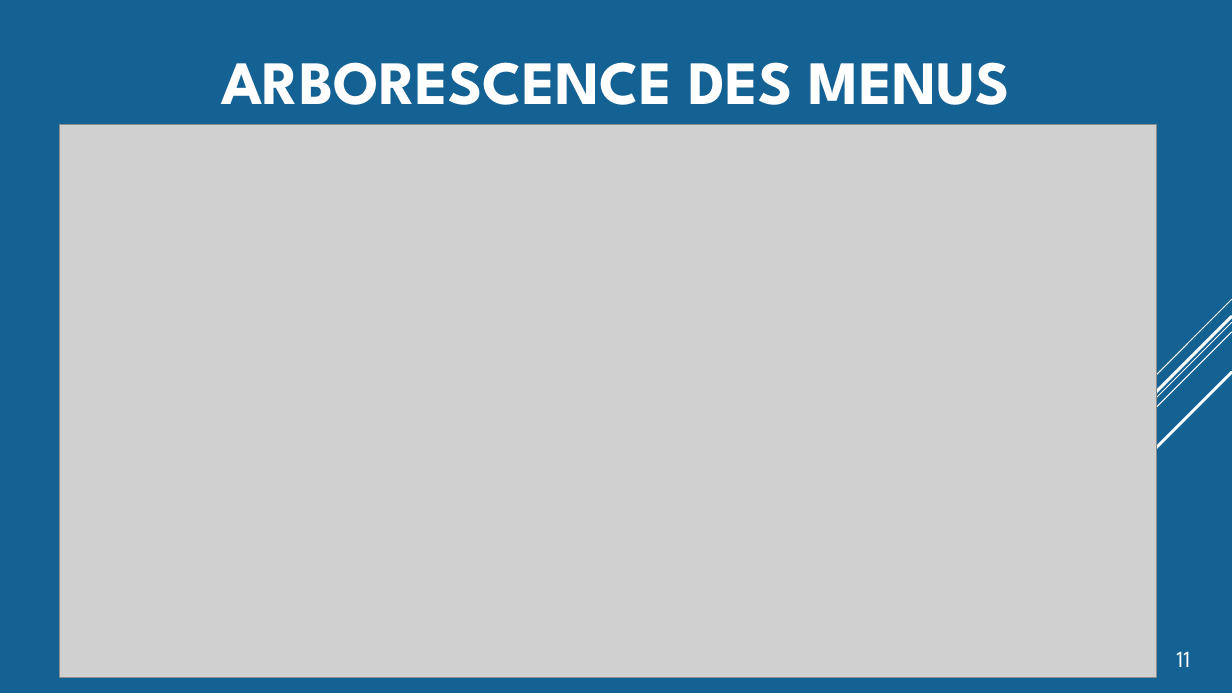
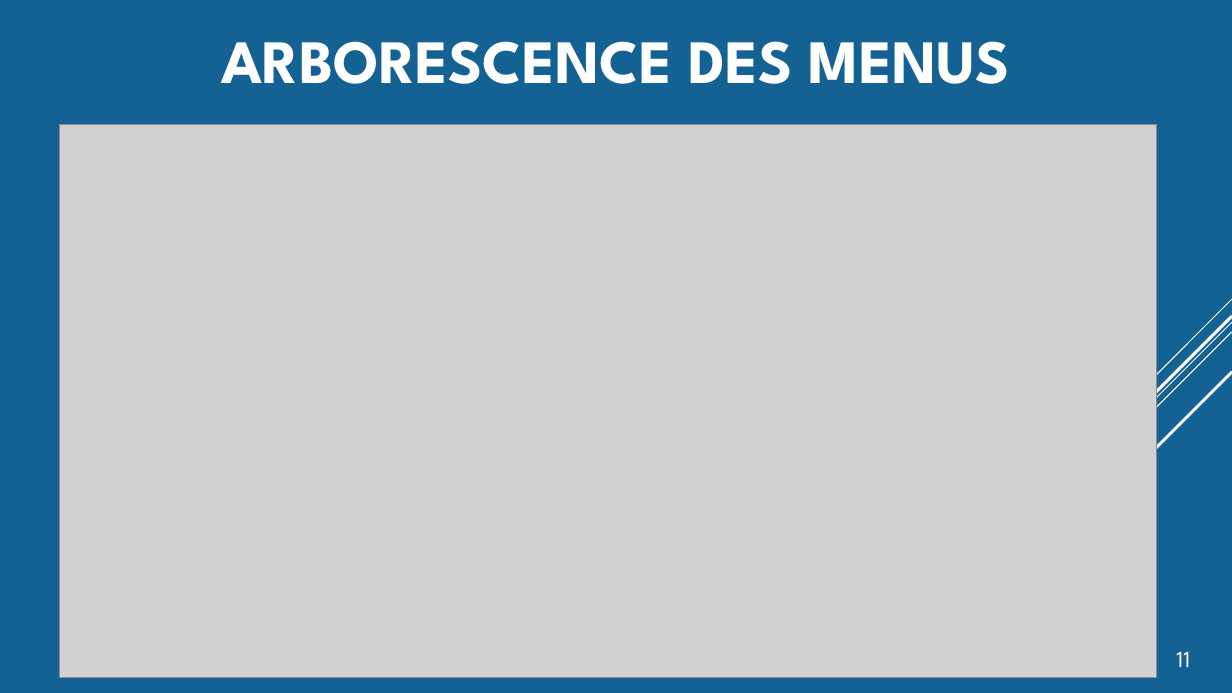
Before and after one commit to etemesgen/personnel, a slide deck: slide 12 of Gestion du Personnel.pptm. Drawn at 1232x693 pixels with LibreOffice and Linux fonts; fonts in the diff are those of the drawing; grey boxes stand for pictures. Boxes give left, top, right and bottom in pixels: in the first picture for what was removed or moved away, otherwise in the second. Text is boxed around its words. In the diff, an @@ line names an element or a change of style, - is before the commit and + after.

```diff
--- a/Gestion du Personnel.pptm
+++ b/Gestion du Personnel.pptm
@@ title "ARBORESCENCE DES MENUS": place and size @@
-title "ARBORESCENCE DES MENUS" at <box>221,62,1010,105</box>
+title "ARBORESCENCE DES MENUS" at <box>221,41,1010,84</box>
```
Also in this commit, not shown: 4 other slides changed, 3 slides added, 2 other files.
